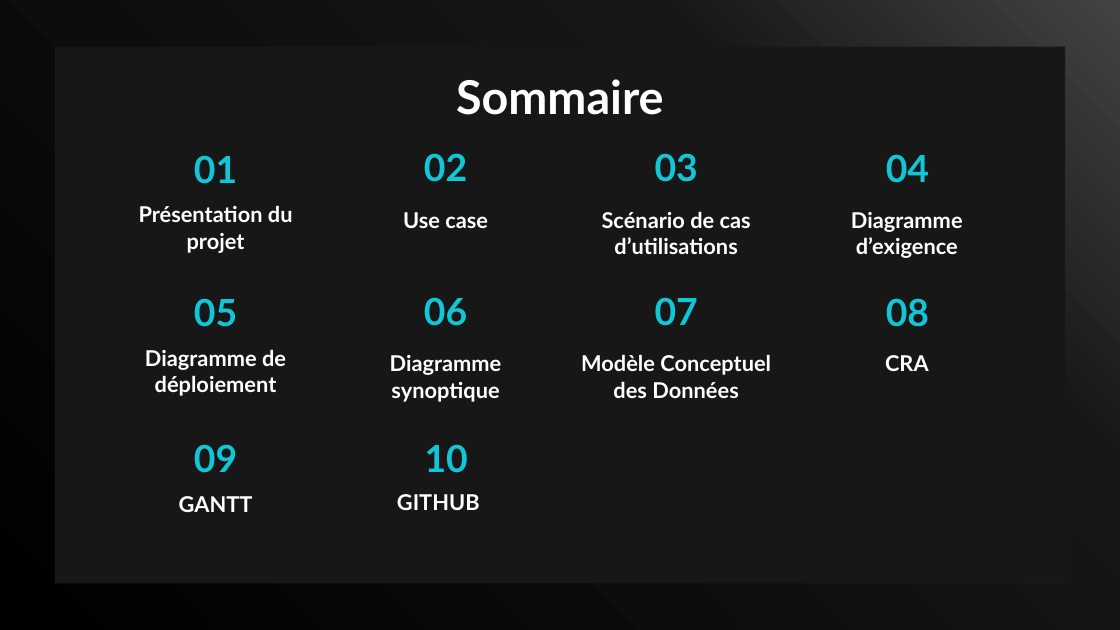
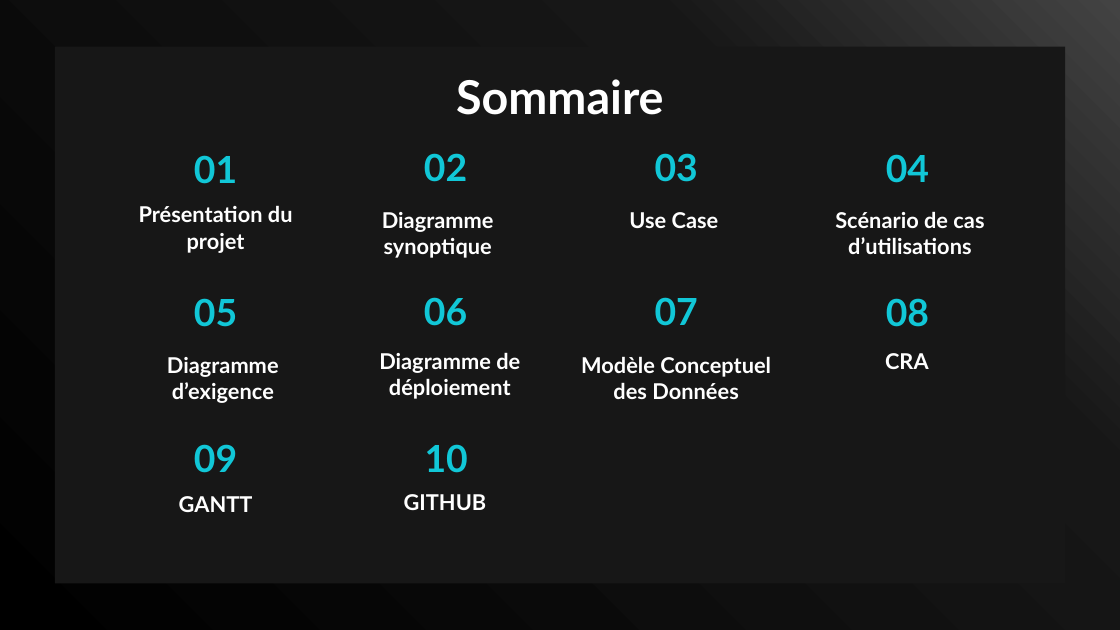
Before and after one commit to LeducJean/ProjetDMX, a slide deck: slide 2 of documentation/Powerpoint projet DMX.pptx. Drawn at 1120x630 pixels with LibreOffice and Linux fonts; fonts in the diff are those of the drawing; background and template pictures are left out. Boxes give left, top, right and bottom in pixels: in the first picture for what was removed or moved away, otherwise in the second. Text is boxed around its words. In the diff, an @@ line names an element or a change of style, - is before the commit and + after.

Commit message:
maj diapo diagramme synoptique avant

```diff
--- a/documentation/Powerpoint projet DMX.pptx
+++ b/documentation/Powerpoint projet DMX.pptx
@@ subtitle "Scénario de cas d’utilisations" moved from (x1=602, y1=211, x2=751, y2=254) to (x1=835, y1=211, x2=984, y2=254) @@
@@ subtitle at (x1=382, y1=212, x2=494, y2=258): text changed @@
-Use case
+Diagramme synoptique
@@ subtitle added at (x1=629, y1=212, x2=719, y2=228), 14 pt, text #FFFFFF, bold @@
+Use Case
@@ subtitle "Diagramme d’exigence" moved from (x1=851, y1=212, x2=963, y2=258) to (x1=167, y1=357, x2=279, y2=403) @@
@@ subtitle "Diagramme de déploiement" moved from (x1=145, y1=349, x2=286, y2=396) to (x1=379, y1=352, x2=520, y2=399) @@
@@ subtitle removed at (x1=390, y1=355, x2=502, y2=402) @@
-Diagramme synoptique
@@ subtitle "GITHUB" moved from (x1=397, y1=494, x2=480, y2=510) to (x1=404, y1=494, x2=487, y2=510) @@
```
Also in this commit, not shown: 5 other slides changed.
